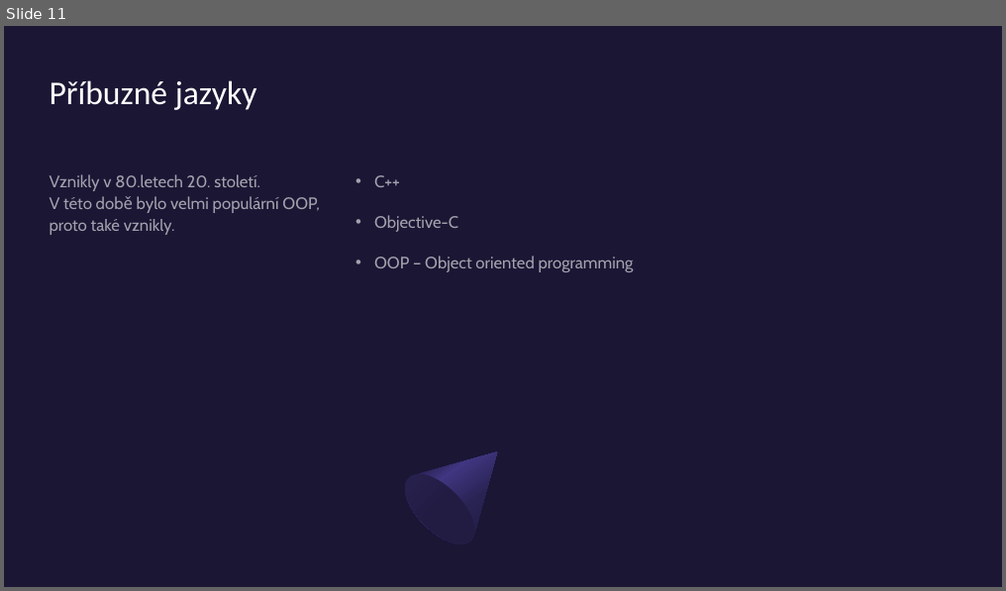
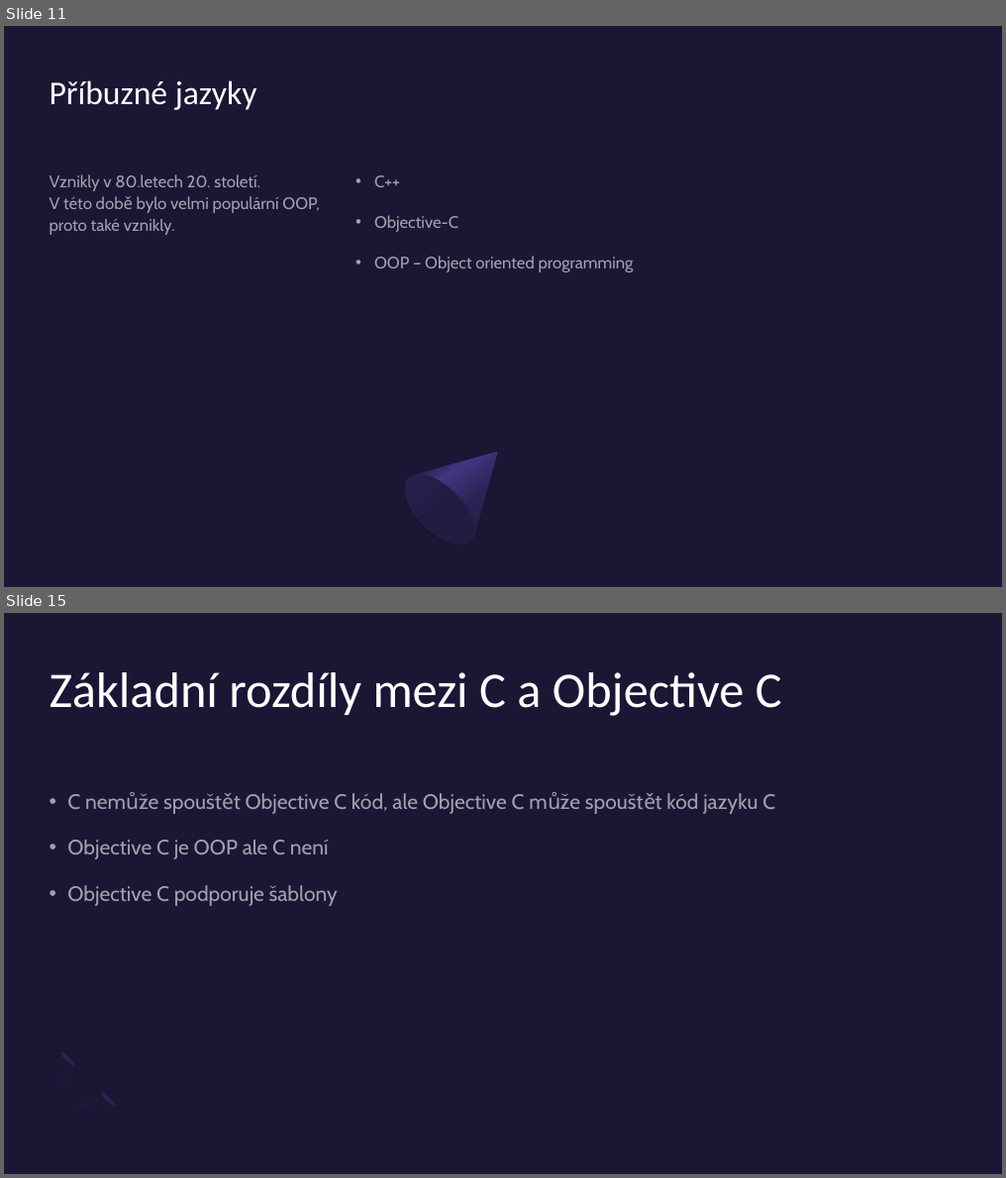
Before and after one commit to KokosHraje/C-VDAPrezentace, a slide deck: Programovací-jazyk-C.pptx. Shown one above the other, each under a label of ours: slide 11 before the commit, slides 11 and 15 after it; the slides between them are not shown. The pictures are 1006x591 and 1006x1178 pixels, drawn with LibreOffice and Linux fonts; fonts in the diff are those of the drawing. Boxes give left, top, right and bottom in pixels: in the first picture for what was removed or moved away, otherwise in the second. Text is boxed around its words. In the diff, an @@ line names an element or a change of style, - is before the commit and + after.

```diff
--- a/Programovací-jazyk-C.pptx
+++ b/Programovací-jazyk-C.pptx
@@ slide 15 added at <box>4,613,1002,1174</box>, background #1A1634 @@
@@ title added at <box>50,672,782,716</box>, 48 pt, text #FFFFFF @@
+Základní rozdíly mezi C a Objective C
@@ text added at <box>67,793,775,906</box>, 20 pt, text #FFFFFF at 60% opacity @@
+• C nemůže spouštět Objective C kód, ale Objective C může spouštět kód jazyku C
+• Objective C je OOP ale C není
+• Objective C podporuje šablony
@@ freeform shape added at <box>34,1049,118,1133</box>, fill #7266BE at 20% opacity @@
@@ ellipse added at <box>59,1051,76,1067</box>, fill #292353 @@
@@ ellipse added at <box>99,1091,116,1108</box>, fill #292353 @@
```
Also in this commit, not shown: 8 slides changed, 1 other slide added.
